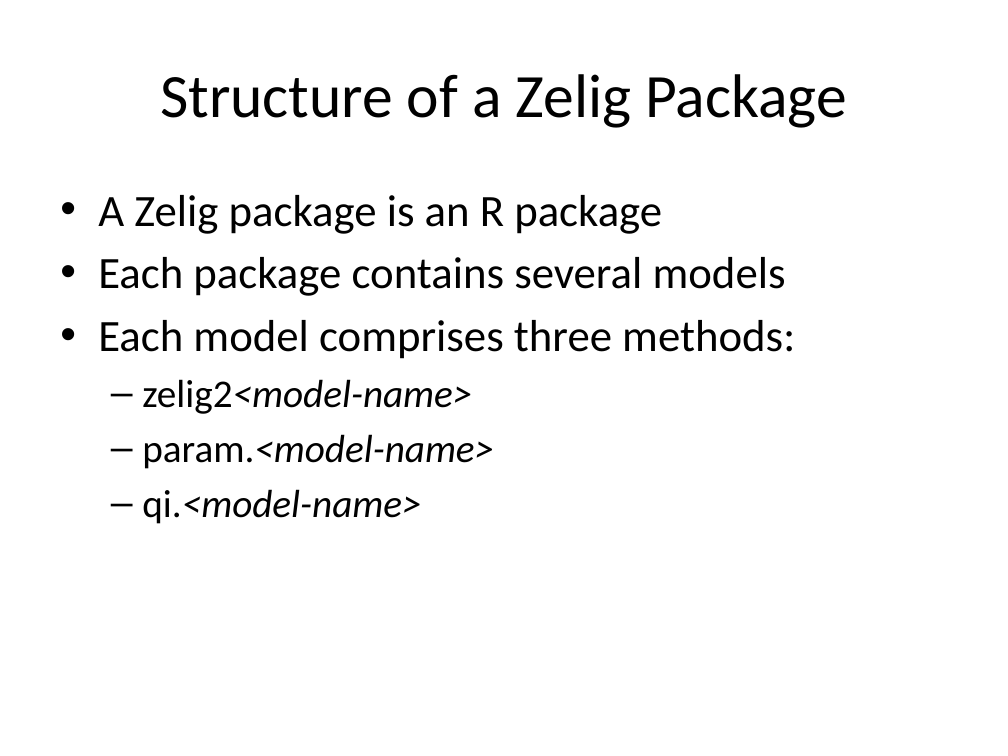
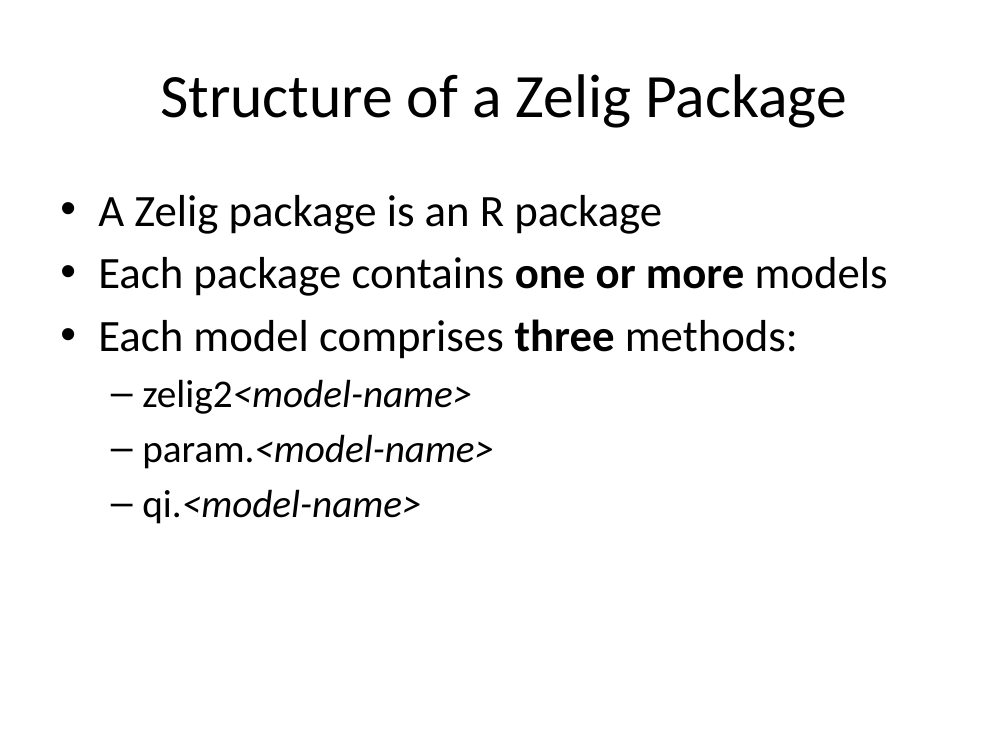
Before and after one commit to IQSS/Zelig4-Documentation, a slide deck: slide 14 of January-Class/Zelig_1_regressions.pptx (slide 16 before the commit). Drawn at 1008x756 pixels with LibreOffice and Linux fonts; fonts in the diff are those of the drawing. Boxes give left, top, right and bottom in pixels: in the first picture for what was removed or moved away, otherwise in the second. Text is boxed around its words. In the diff, an @@ line names an element or a change of style, - is before the commit and + after.

```diff
--- a/January-Class/Zelig_1_regressions.pptx
+++ b/January-Class/Zelig_1_regressions.pptx
@@ text at <box>98,257,888,296</box>: text changed @@
-• Each package contains several models
+• Each package contains one or more models
@@ text at <box>98,319,798,359</box>: bold on in "three" @@
```
Also in this commit, not shown: 13 other slides changed, 3 slides added, 1 slide removed, 2 other files.
